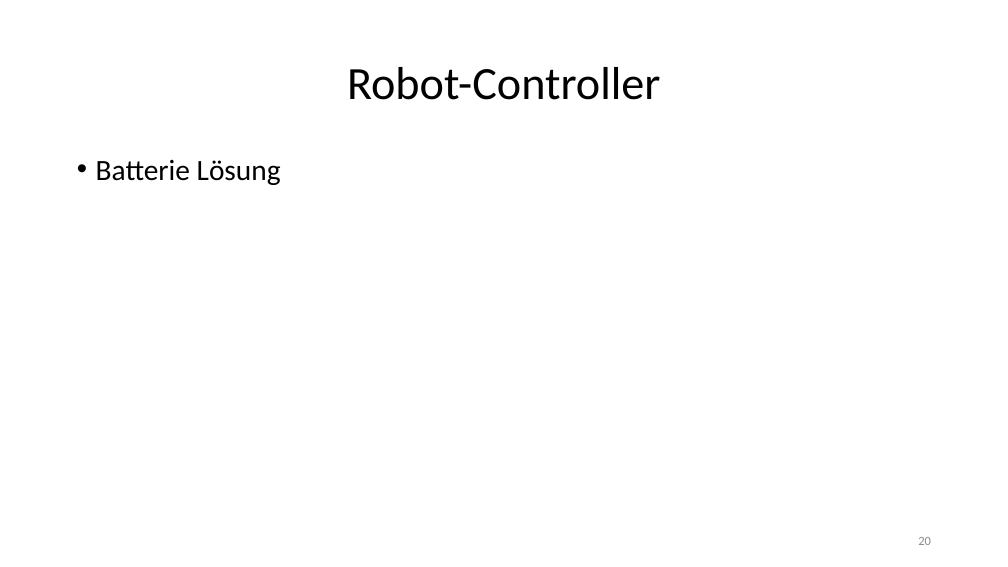
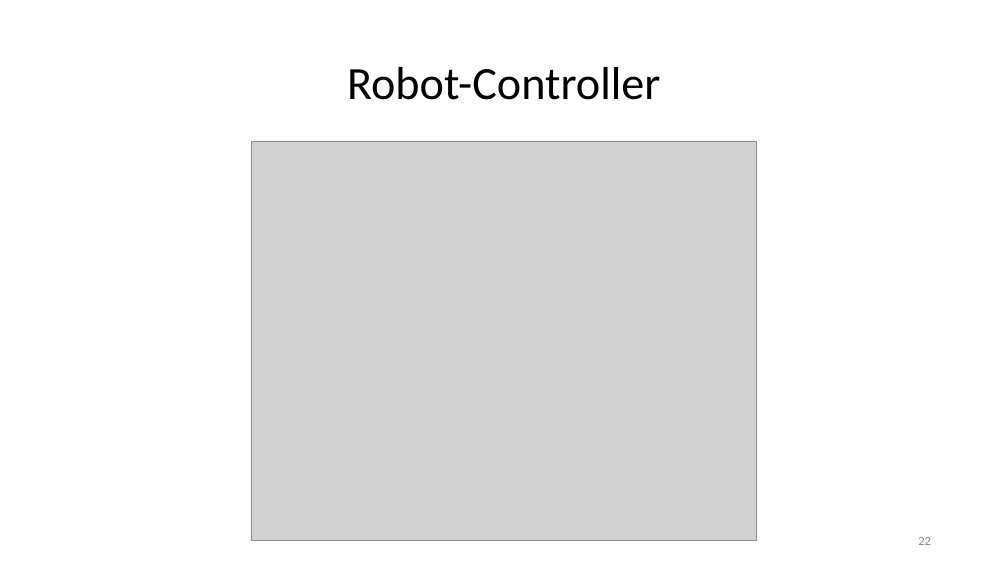
Before and after one commit to jhbruhn/fmes, a slide deck: slide 22 of Dokumentation/Roboter.pptx (slide 20 before the commit). Drawn at 1008x567 pixels with LibreOffice and Linux fonts; fonts in the diff are those of the drawing; grey boxes stand for pictures. Boxes give left, top, right and bottom in pixels: in the first picture for what was removed or moved away, otherwise in the second. Text is boxed around its words. In the diff, an @@ line names an element or a change of style, - is before the commit and + after.

Commit message:
praesi COntroller

```diff
--- a/Dokumentation/Roboter.pptx
+++ b/Dokumentation/Roboter.pptx
@@ picture added at [252,141,756,541] @@
@@ text removed at [96,160,281,185] @@
-• Batterie Lösung
@@ page number at [918,537,931,545]: text changed @@
-20
+22
```
Also in this commit, not shown: 3 other slides changed, 2 slides added.
